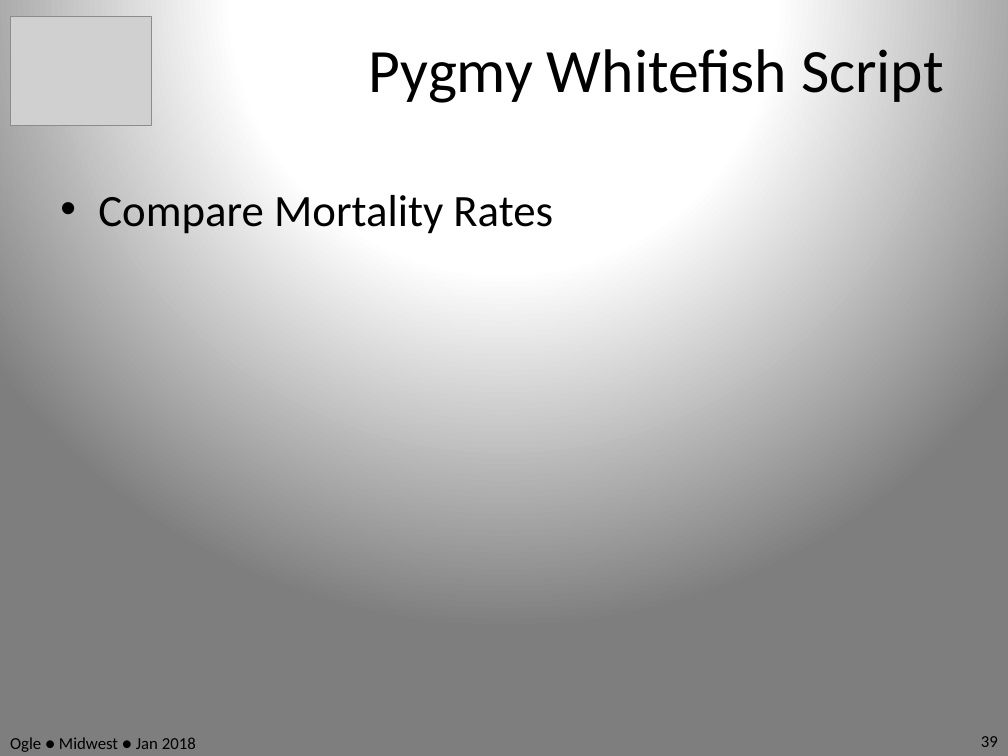
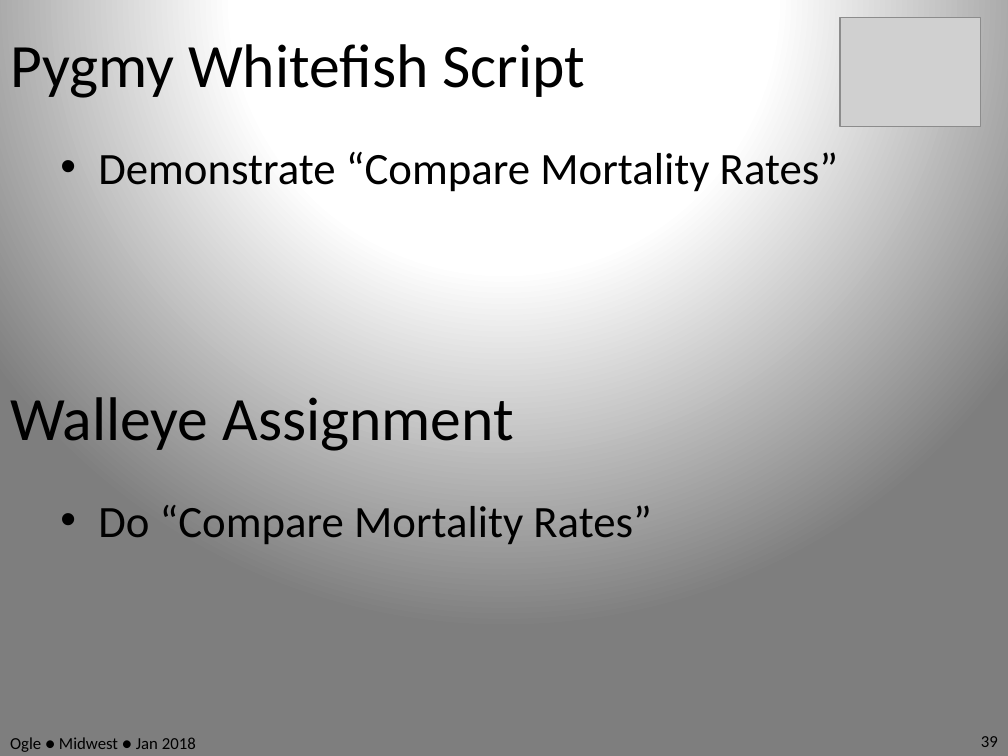
Before and after one commit to anhnguyendepocen/RcourseMidwest2018, a slide deck: slide 39 of Slides.pptx. Drawn at 1008x756 pixels with LibreOffice and Linux fonts; fonts in the diff are those of the drawing; grey boxes stand for pictures. Boxes give left, top, right and bottom in pixels: in the first picture for what was removed or moved away, otherwise in the second. Text is boxed around its words. In the diff, an @@ line names an element or a change of style, - is before the commit and + after.

```diff
--- a/Slides.pptx
+++ b/Slides.pptx
@@ text "Pygmy Whitefish Script": place and size @@
-text "Pygmy Whitefish Script" at <box>369,49,944,103</box>
+text "Pygmy Whitefish Script" at <box>10,44,585,98</box>
@@ text "Pygmy Whitefish Script" at <box>10,44,585,98</box>: alignment centre to left @@
@@ picture: place and size @@
-picture at <box>10,17,151,126</box>
+picture at <box>840,17,981,126</box>
@@ text at <box>98,152,838,192</box>: text changed @@
-• Compare Mortality Rates
+• Demonstrate “Compare Mortality Rates”
@@ text added at <box>10,397,513,451</box>, 44 pt, text #000000 @@
+Walleye Assignment
@@ text added at <box>98,505,651,544</box>, 32 pt, text #000000 @@
+• Do “Compare Mortality Rates”
```
Also in this commit, not shown: 58 other slides changed, 1 slide added, 1 slide removed.
